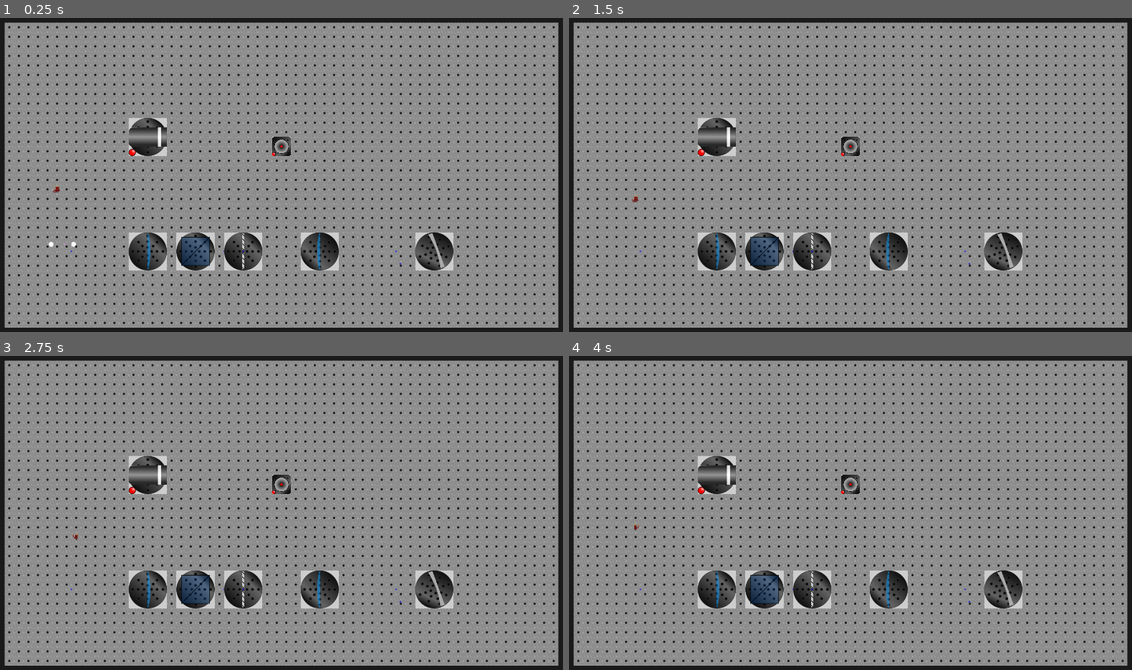
Above: before the commit, frames 1-4 (two rows, left to right).
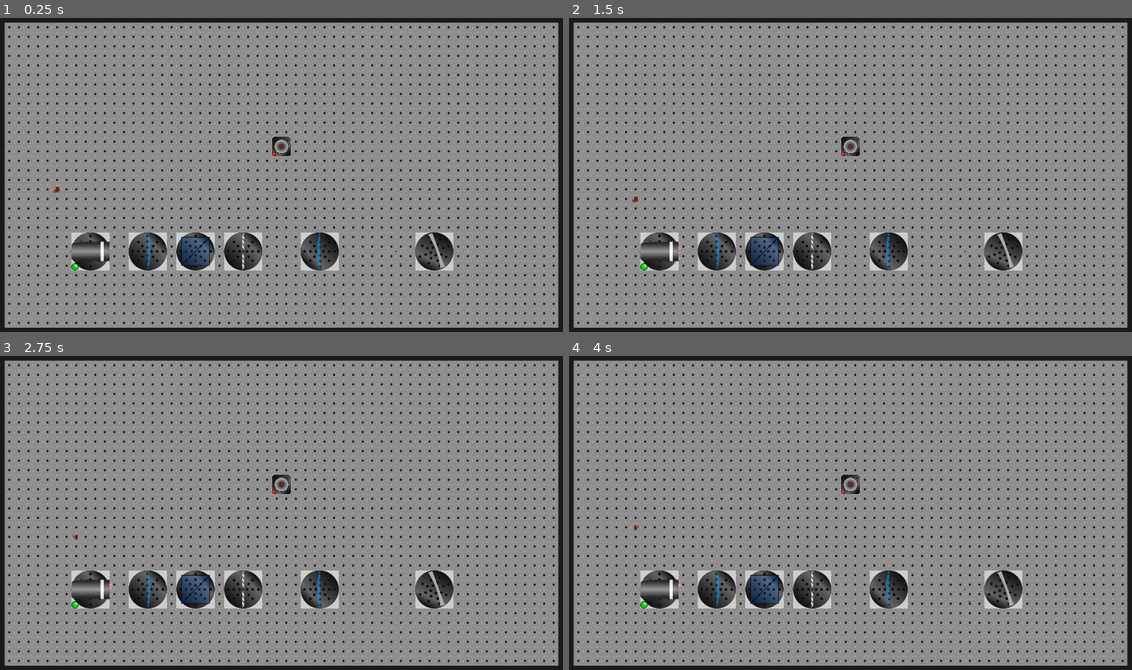
Above: after the commit, the same moments.

Repository: mbapplegate/maxwellDemon
Game: Godot game, scene res://worlds/test_world.tscn
Same seed, same stepped clock (60 frames per second), same inputs: the game is played once before the commit and once after it. The project has no main scene, so this scene is started directly.
Inputs:
- Up to frame 1 (0.25 s): no input
- Up to frame 2 (1.5 s): hold Right (right) 0.53-1.28 s; hold Shift (pull) 0.53-1.28 s; tap Enter at 1.25 s; hold Down (down) from 1.28 s (still down); tap Q (rotateCCW) at 1.35 s
- Up to frame 3 (2.75 s): tap Space (toggleEnergize) at 2 s; release Down (down) at 2.03 s; hold Right (right) from 2.03 s (still down); hold E (rotateCW) from 2.03 s (still down)
- Up to frame 4 (4 s): tap Enter at 2.75 s; release Right (right) at 2.78 s; release E (rotateCW) at 2.78 s; hold Up (up) 2.78-3.53 s; tap Space (toggleEnergize) at 2.85, 3.5 s; hold Left (left) from 3.53 s (still down); hold Shift (pull) from 3.53 s (still down)

The runs differ from the first frame. In frame 1, 1.4% of the frame differs, in the area x 8-30%, y 31-81%; in frame 2, 1.4%; in frame 3, 1.4%; in frame 4, 1.4%.

Commit message:
Fixed problem with ray getting stuck

Diff:
--- a/scenes/BeamSplitter/beam_splitter.gd
+++ b/scenes/BeamSplitter/beam_splitter.gd
@@ -18,30 +18,31 @@
 func _ray_hit(photonObj:Object, collPoint:Vector2, collNormal:Vector2, collider:Object):
 	#If it's the center line
 	if collider == splitter:
-		#Create new ray
-		var instance = ray.instantiate()
-		#Color, energy, IOR, and direction are the same as the incoming ray
-		instance.rayColor = photonObj.rayColor
-		instance.energy = photonObj.energy
-		instance.index_of_refraction = photonObj.index_of_refraction
-		#Reflect off the splitter
-		var newDir = photonObj.propDir
-		#Sometimes the collision normal will be NULL, so check that
-		if collNormal:
-			newDir = photonObj.propDir.bounce(collNormal.normalized()).normalized()
-		#Update the direction
-		instance.propDir =newDir
-		instance.global_position = collPoint
-		#If the splitter isn't root then add the child to the parent
-		if splitterParent:
-			splitterParent.add_child(instance)
-		#Otherwise make it a child of itself (mostly for debugging)
-		else:
-			instance.position = to_local(collPoint)
-			add_child(instance)
+		if reflectivity > 0.1:
+			#Create new ray
+			var instance = ray.instantiate()
+			#Color, energy, IOR, and direction are the same as the incoming ray
+			instance.rayColor = photonObj.rayColor
+			instance.energy = photonObj.energy
+			instance.index_of_refraction = photonObj.index_of_refraction
+			#Reflect off the splitter
+			var newDir = photonObj.propDir
+			#Sometimes the collision normal will be NULL, so check that
+			if collNormal:
+				newDir = photonObj.propDir.bounce(collNormal.normalized()).normalized()
+			#Update the direction
+			instance.propDir =newDir
+			instance.global_position = collPoint
+			#If the splitter isn't root then add the child to the parent
+			if splitterParent:
+				splitterParent.add_child(instance)
+			#Otherwise make it a child of itself (mostly for debugging)
+			else:
+				instance.position = to_local(collPoint)
+				add_child(instance)
+			instance.update_energy(instance.energy*reflectivity)
 		#Update photon packet energies depending on reflectivity
 		photonObj.update_energy(photonObj.energy*(1-reflectivity))
-		instance.update_energy(instance.energy*reflectivity)
 	#Otherwise we've collided with the wall of the cube so need to refract
 	else:
 		var normalIn = -collNormal;
@@ -56,6 +57,8 @@
 			theta2 = asin(mediumIndex/splitterIndex*sin(theta1))
 			photonObj.index_of_refraction = splitterIndex
 		#Add the point to the photon packet
-		photonObj.ray_add_point(photonObj.to_local(collPoint))
+
 		var newDir = normalIn.rotated(theta2)
 		photonObj.propDir = newDir
+
+		photonObj.ray_add_point(photonObj.to_local(collPoint))
--- a/scenes/LaserSource/laser_source.tscn
+++ b/scenes/LaserSource/laser_source.tscn
@@ -14,7 +14,7 @@
 rayColor = Vector3(1, 0, 1)
 
 [node name="Timer" type="Timer" parent="." index="0"]
-wait_time = 0.5
+wait_time = 0.125
 autostart = true
 
 [node name="laserBarrel" type="Sprite2D" parent="Stage" index="0"]
--- a/scenes/Lens_PlanoConvex/lens_plano_convex.gd
+++ b/scenes/Lens_PlanoConvex/lens_plano_convex.gd
@@ -78,6 +78,6 @@
 		theta2 = asin(mediumIndex/lensIndex*sin(theta1))
 		photonObj.index_of_refraction = lensIndex
 
-	photonObj.ray_add_point(photonObj.to_local(collPoint))
 	var newDir = normalIn.rotated(theta2)
 	photonObj.propDir = newDir
+	photonObj.ray_add_point(photonObj.to_local(collPoint))
--- a/scenes/LightPacket/light_packet.gd
+++ b/scenes/LightPacket/light_packet.gd
@@ -2,11 +2,11 @@
 
 @onready var line = $Line2D
 @onready var ray = $RayCast2D
-@onready var circ = $DEBUG
-@onready var circ2 = $DEBUG2
+#@onready var circ = $DEBUG
+#@onready var circ2 = $DEBUG2
 
-const SPEED = 125
-const LEN = 75
+const SPEED = 400
+const LEN = 250
 const RAY_ENERGY_CUTOFF = .1
 
 @export var propDir:Vector2 = Vector2(1,0)
@@ -49,8 +49,8 @@
 	line.add_point(-propDir.normalized() * LEN);
 	line.add_point(Vector2.ZERO)
 	line.position = Vector2.ZERO
-	circ.position = Vector2.ZERO
-	circ2.position = Vector2.ZERO
+	#circ.position = Vector2.ZERO
+	#circ2.position = Vector2.ZERO
 	numPoints = 2
 	winSize = DisplayServer.window_get_size()
 
@@ -67,8 +67,12 @@
 	var currentPointFront = line.get_point_position(numPoints-1)           #Front of ray
 	var nextPointFront = currentPointFront + propDir.normalized()*SPEED*delta   #New position of front of ray
 	var currentPointBack = line.get_point_position(0)
-	var nextPointBack = currentPointBack+line.get_point_position(0).direction_to(line.get_point_position(1))*SPEED*delta
+	var startDirToNextPointBack = line.get_point_position(0).direction_to(line.get_point_position(1))
+	var nextPointBack = currentPointBack+startDirToNextPointBack*SPEED*delta
+	var endDirToNextPointBack = nextPointBack.direction_to(line.get_point_position(1))
 
+	if not endDirToNextPointBack.is_equal_approx(startDirToNextPointBack):
+		nextPointBack = line.get_point_position(1)
 	#Adjust the raycast
 	ray.position = currentPointFront
 	ray.set_target_position(propDir.normalized()*SPEED*delta)
@@ -84,6 +88,7 @@
 		if not rayDying:
 			#AAAND it's hitting something new
 			if (ray.get_collider() != lastCollider):
+				#print(_get_packet_length(line.points))
 				#Update the last collider
 				lastCollider = ray.get_collider()
 				var collHandler = _get_functional_collider(lastCollider)
@@ -93,6 +98,11 @@
 				hitSomething.emit(self, ray.get_collision_point(), ray.get_collision_normal(),  ray.get_collider())
 				#Disconnect the signal to keep things clean
 				disconnect("hitSomething",collHandler._ray_hit)
+				var distFrontTraveled = currentPointFront.distance_to(to_local(ray.get_collision_point()))
+				nextPointBack = currentPointBack+startDirToNextPointBack*distFrontTraveled
+				endDirToNextPointBack = nextPointBack.direction_to(line.get_point_position(1))
+				if not endDirToNextPointBack.is_equal_approx(startDirToNextPointBack):
+					nextPointBack = line.get_point_position(1)
 				#Advance the first point to the collision point and the back point to the next point
 				_update_line_position(delta,to_local(ray.get_collision_point()),nextPointBack)
 			#We've collided with the same thing as before, so ignore the collision
@@ -125,12 +135,19 @@
 func ray_add_point(newPt:Vector2):
 	line.add_point(newPt)
 	numPoints += 1
+
+func _get_packet_length(pointArray:PackedVector2Array):
+	var lineLen = 0.0
+	for i in range(pointArray.size()-1):
+		lineLen += pointArray[i].distance_to(pointArray[i+1])
+
+	return lineLen
 #
 func _update_line_position(delta:float, nextPtFront:Vector2, nextPtBack:Vector2):
 	line.set_point_position(numPoints-1,nextPtFront)
 	line.set_point_position(0,nextPtBack)
-	circ.position = nextPtFront
-	circ2.position = nextPtBack
+	#circ.position = nextPtFront
+	#circ2.position = nextPtBack
 	if numPoints > 2:
 		if line.get_point_position(0).distance_squared_to(line.get_point_position(1)) <= 9.0:
 				line.remove_point(0)
--- a/scenes/LightPacket/light_packet.tscn
+++ b/scenes/LightPacket/light_packet.tscn
@@ -1,8 +1,7 @@
-[gd_scene load_steps=5 format=3 uid="uid://oytm38hkc20e"]
+[gd_scene load_steps=4 format=3 uid="uid://oytm38hkc20e"]
 
 [ext_resource type="Script" path="res://scenes/LightPacket/light_packet.gd" id="1_k235j"]
 [ext_resource type="Shader" path="res://scenes/LightPacket/light_packet.gdshader" id="2_75dcu"]
-[ext_resource type="Texture2D" uid="uid://0dgf3cefecwr" path="res://scenes/PointSource/sourceCircle.png" id="3_6f4af"]
 
 [sub_resource type="ShaderMaterial" id="ShaderMaterial_7y631"]
 resource_local_to_scene = true
@@ -27,9 +26,3 @@
 [node name="RayCast2D" type="RayCast2D" parent="."]
 target_position = Vector2(469, -2)
 collide_with_areas = true
-
-[node name="DEBUG" type="Sprite2D" parent="."]
-texture = ExtResource("3_6f4af")
-
-[node name="DEBUG2" type="Sprite2D" parent="."]
-texture = ExtResource("3_6f4af")
--- a/worlds/test_world.tscn
+++ b/worlds/test_world.tscn
@@ -10,7 +10,6 @@
 [ext_resource type="PackedScene" uid="uid://b6navnb20xork" path="res://scenes/Lens_PlanoConvex/lens_plano_convex.tscn" id="8_t0pox"]
 [ext_resource type="PackedScene" uid="uid://catkndynfd4s5" path="res://scenes/ParabolicMirror/parabolic_mirror.tscn" id="9_fpswf"]
 [ext_resource type="PackedScene" uid="uid://b18q2fk6kxyef" path="res://scenes/Iris/iris.tscn" id="9_l7d0q"]
-[ext_resource type="PackedScene" uid="uid://oytm38hkc20e" path="res://scenes/LightPacket/light_packet.tscn" id="9_tlkae"]
 
 [sub_resource type="TileSetAtlasSource" id="TileSetAtlasSource_3e3qs"]
 resource_name = "Table"
@@ -65,9 +64,9 @@
 reflectivity = 0.0
 
 [node name="LaserSource" parent="." instance=ExtResource("8_a3hu6")]
-position = Vector2(512, 416)
-numRaysPerTimeout = 3
-rayColor = Vector3(1, 0, 0.5)
+position = Vector2(304, 808)
+rayColor = Vector3(1, 0, 0.1)
+isEnergized = true
 
 [node name="parabolicMirror" parent="." instance=ExtResource("9_fpswf")]
 position = Vector2(1472, 808)
@@ -83,8 +82,3 @@
 LENS_HEIGHT = 120
 initialAngle = 180.0
 isEnergizeable = false
-
-[node name="LightPacket" parent="." instance=ExtResource("9_tlkae")]
-position = Vector2(232, 776)
-propDir = Vector2(1, 0)
-rayColor = Vector3(1, 0, 1)
Not shown: 1 places in worlds/test_world.tscn that only renumber resources
